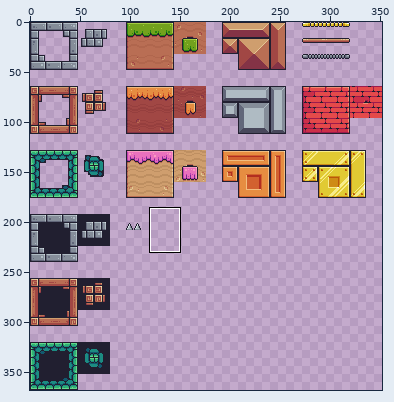
A sprite sheet gets an edit: src/assets/tilesets/Terrain.png. Above, an overview of the earlier version with the close-up marked.
Close-up. First the earlier version:
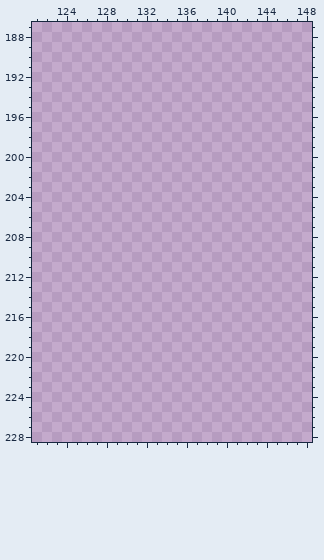
The file is 352x368 pixels. Shown: x 121..148, y 187..228.
New version:
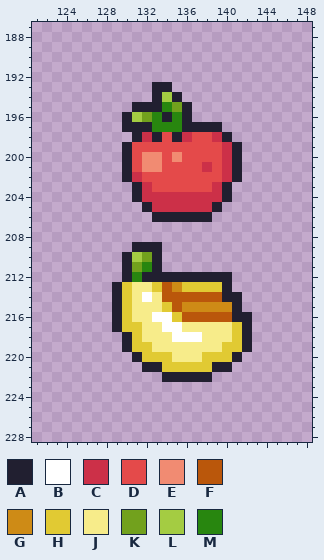
Palette (. is transparent): A #211f30  B #ffffff  C #cc3048  D #e44a4a  E #f18b72  F #ba570b  G #ce8b16  H #e1ca33  J #f7ec8a  K #72a11d  L #a4cc42  M #28860f
Message: added fruit to tileset
Edits made:
y 193: x 133..134 .. -> AA
y 194: x 133..135 ... -> ALA
y 195: x 131..136 ...... -> AAAMKA
y 196: x 130..136 ....... -> ALKMAMA
y 197: x 130..139 .......... -> AAAMMMAAAA
y 198: x 131..140 .......... -> ACADACDDCA
y 199: x 130..141 ............ -> ADDDDDDDDDCA
y 200: x 130..141 ............ -> ADEEDEDDDDCA
y 201: x 130..141 ............ -> ADEEDDDDCDCA
y 202: x 130..141 ............ -> ACDDDDDDDDCA
y 203: x 131..140 .......... -> ACDDDDDDCA
y 204: x 131..140 .......... -> ACCCCCCCCA
y 205: x 132..139 ........ -> ACCCCCCA
y 206: x 133..138 ...... -> AAAAAA
y 209: x 131..133 ... -> AAA
y 210: x 130..133 .... -> ALKA
y 211: x 130..133 .... -> AKMA
y 212: x 130..140 ........... -> AMAAAAAAAAA
y 213: x 129..140 ............ -> AHJJHFGHHHHA
y 214: x 129..141 ............. -> AHJBJFFFFFFAA
y 215: x 129..141 ............. -> AHJJJHFGGGGGA
y 216: x 129..142 .............. -> AHJJBBHFFFFFAA
y 217: x 129..142 .............. -> AHHJJBBJJJJJHA
y 218: x 130..142 ............. -> AHJJJBBBJJJHA
y 219: x 130..142 ............. -> AHHJJJJJJJHHA
y 220: x 131..141 ........... -> AHHHJJJHHHA
y 221: x 132..140 ......... -> AAHHHHHAA
y 222: x 134..138 ..... -> AAAAA
Boxes around the changes in both close-ups, in picture pixels (x1, y1, x2, y2):
added: (112, 82, 252, 382)
